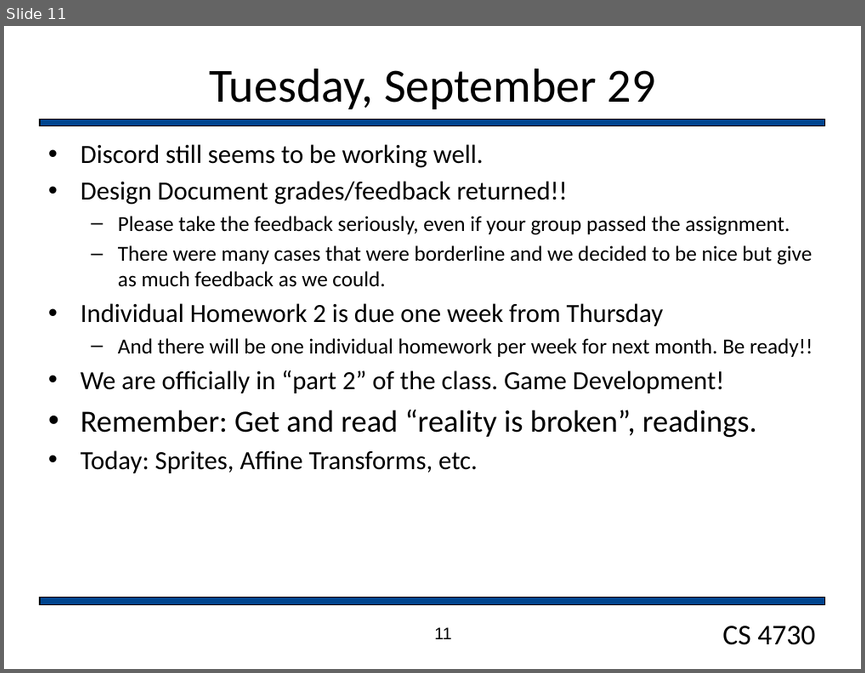
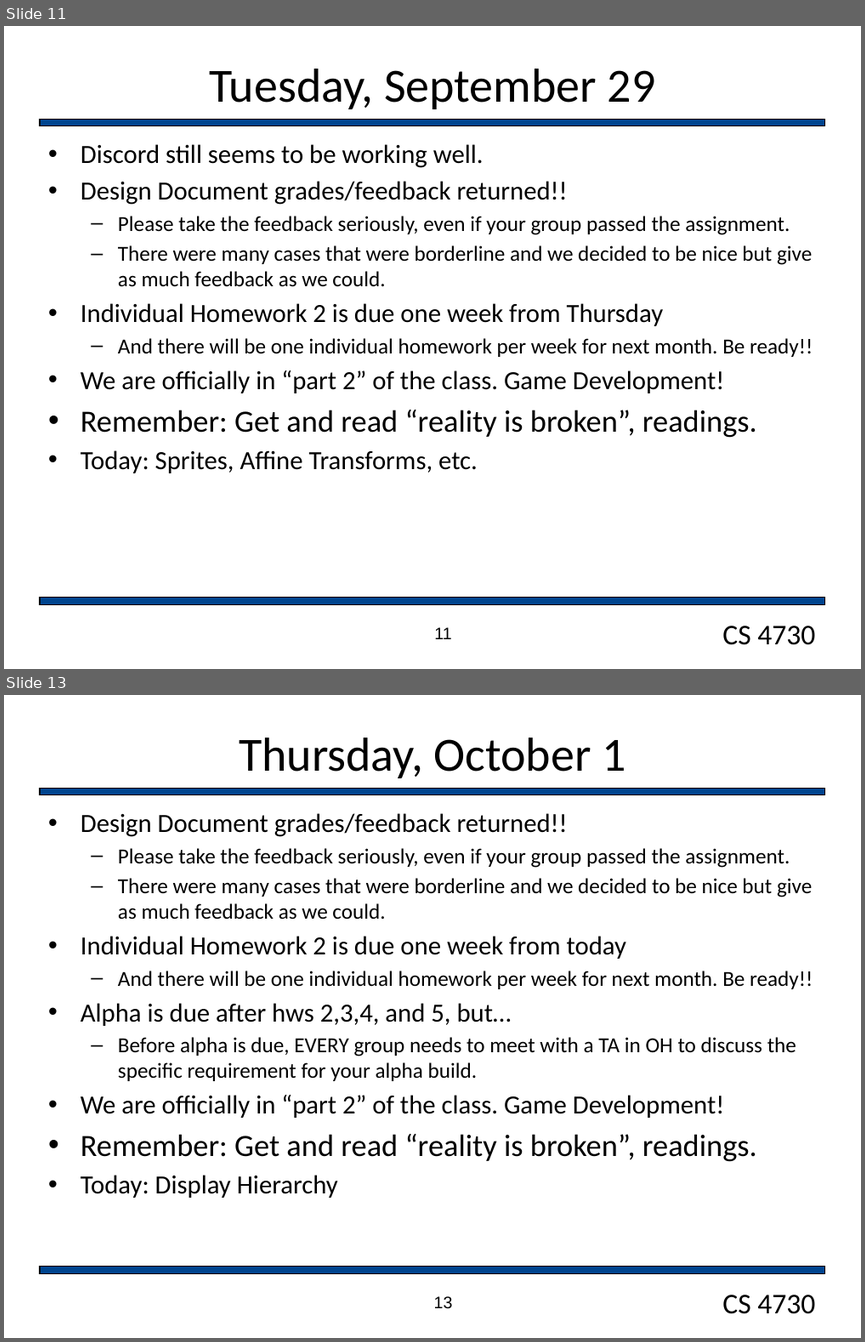
Before and after one commit to markfloryan/gamedesign, a slide deck: slides/dailyAnnouncements.pptx. Shown one above the other, each under a label of ours: slide 11 before the commit, slides 11 and 13 after it; the slides between them are not shown. The pictures are 865x673 and 865x1342 pixels, drawn with LibreOffice and Linux fonts; fonts in the diff are those of the drawing; background and template pictures are left out. Boxes give left, top, right and bottom in pixels: in the first picture for what was removed or moved away, otherwise in the second. Text is boxed around its words. In the diff, an @@ line names an element or a change of style, - is before the commit and + after.

```diff
--- a/slides/dailyAnnouncements.pptx
+++ b/slides/dailyAnnouncements.pptx
@@ slide 13 added at [4,695,861,1338], background #FFFFFF; not listed: 3 template elements that a slide beside it also shows @@
@@ title added at [239,737,625,778], 40 pt, text #000000 @@
+Thursday, October 1
@@ text added at [80,813,812,1197], 18 pt, text #000000 @@
+• Design Document grades/feedback returned!!
+  – Please take the feedback seriously, even if your group passed the assignment.
+  – There were many cases that were borderline and we decided to be nice but give as much feedback as we could.
+• Individual Homework 2 is due one week from today
+  – And there will be one individual homework per week for next month. Be ready!!
+• Alpha is due after hws 2,3,4, and 5, but…
+  – Before alpha is due, EVERY group needs to meet with a TA in OH to discuss the specific requirement for your alpha build.
+• We are officially in “part 2” of the class. Game Development!
+• Remember: Get and read “reality is broken”, readings.
+• Today: Display Hierarchy
@@ page number added at [434,1296,453,1309], 14 pt, text #000000 @@
+13
```
Also in this commit, not shown: 3 other slides added, 7 other files.
